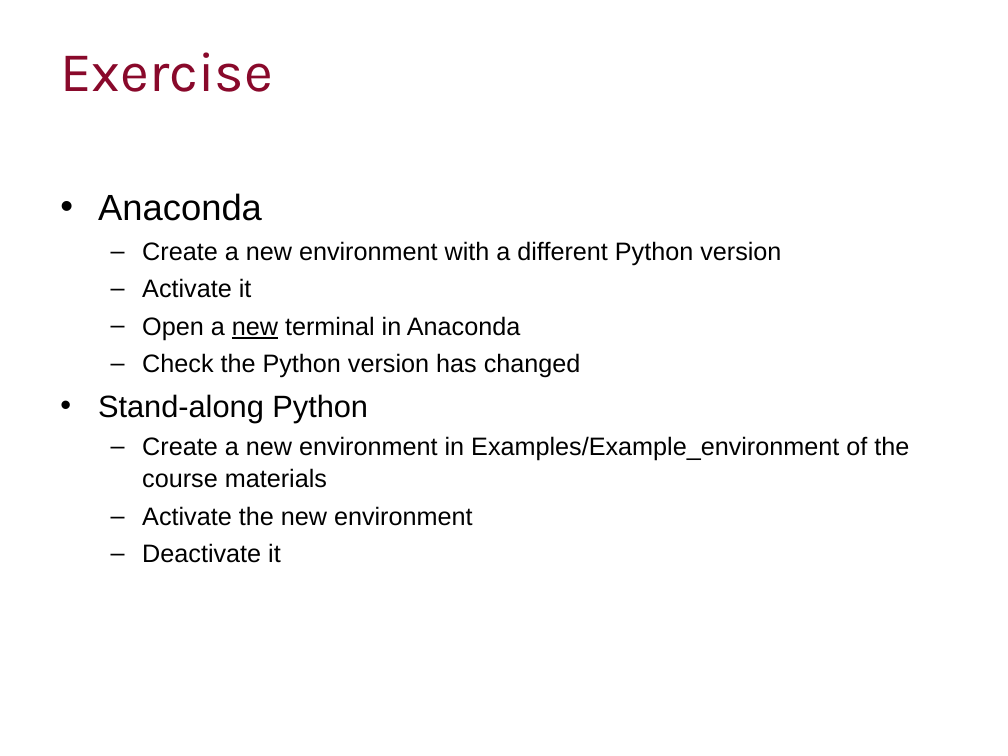
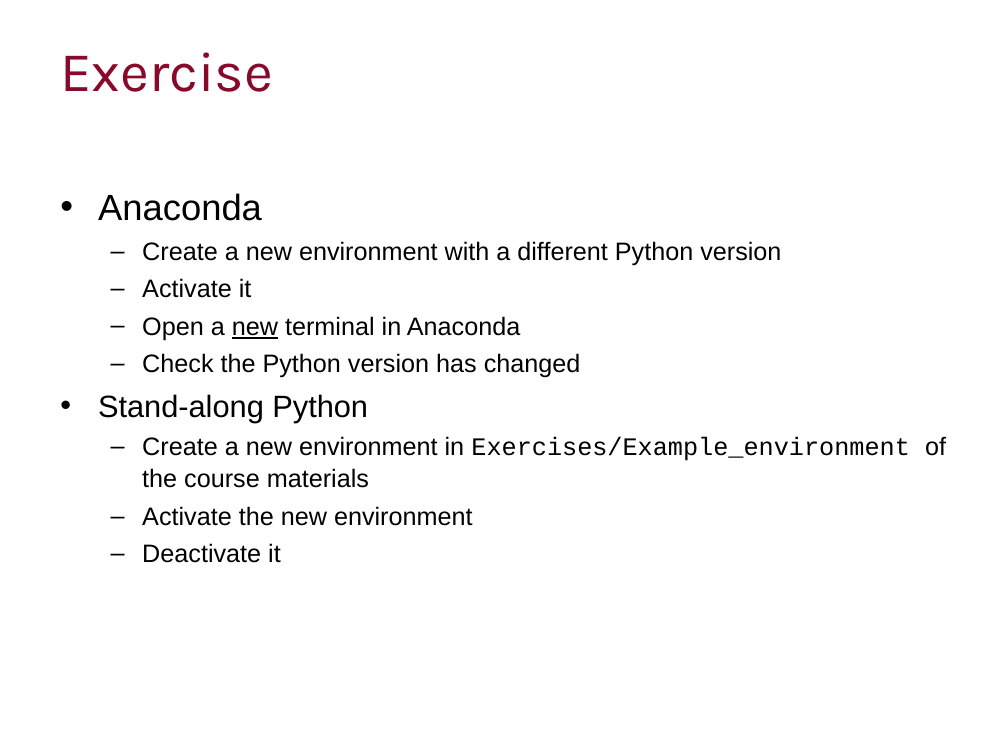
Before and after one commit to ImperialCollegeLondon/RCDS-managing-and-running-python-effectively, a slide deck: slide 11 of Managing and Running Python Effectively.pptx. Drawn at 1008x756 pixels with LibreOffice and Linux fonts; fonts in the diff are those of the drawing; background and template pictures are left out. Boxes give left, top, right and bottom in pixels: in the first picture for what was removed or moved away, otherwise in the second. Text is boxed around its words. In the diff, an @@ line names an element or a change of style, - is before the commit and + after.

```diff
--- a/Managing and Running Python Effectively.pptx
+++ b/Managing and Running Python Effectively.pptx
@@ text at (142, 436, 946, 488): text changed @@
-  – Create a new environment in Examples/Example_environment of the course materials
+  – Create a new environment in Exercises/Example_environment of the course materials
```
Also in this commit, not shown: 2 slides added.
